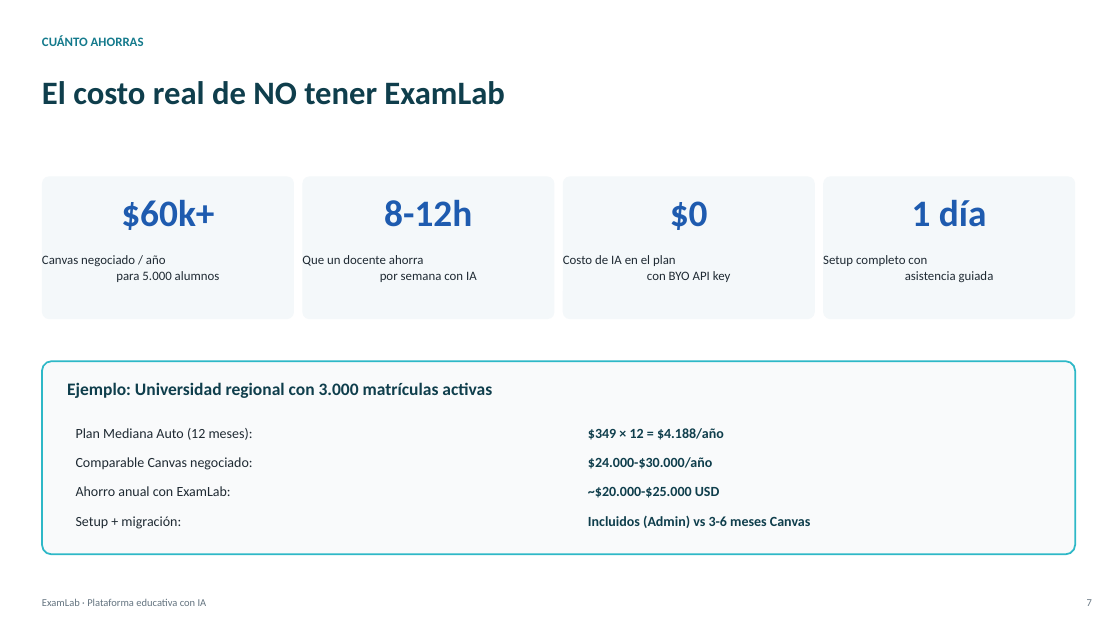
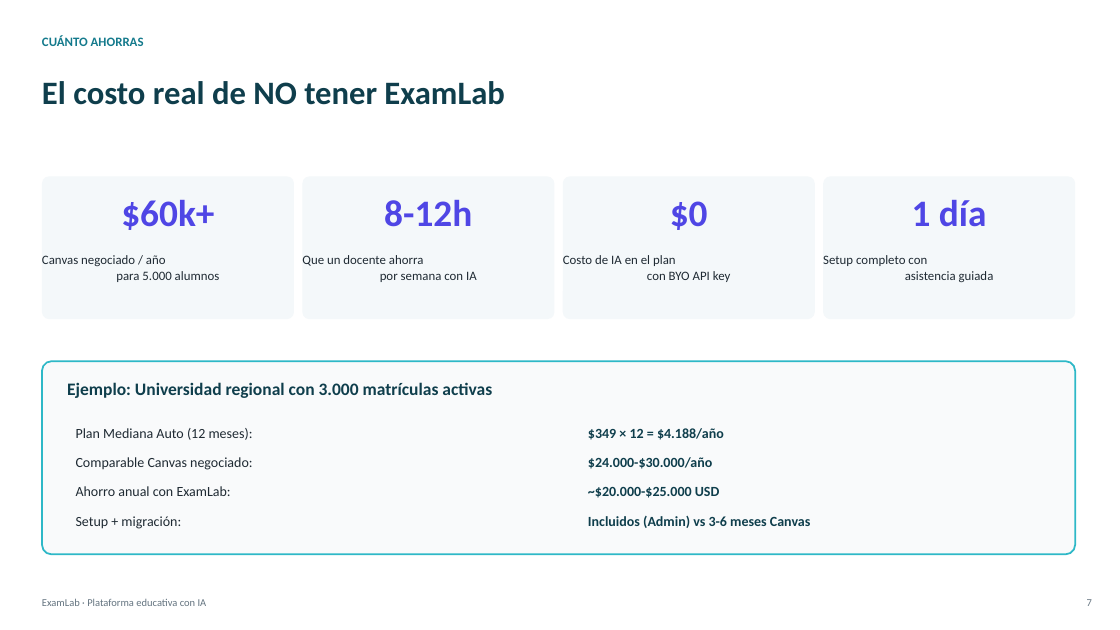
Before and after one commit to AndresDFX/examlab, a slide deck: slide 10 of docs/demos/presentacion/ExamLab-Presentacion-Comercial-v3.pptx. Drawn at 1120x630 pixels with LibreOffice and Linux fonts; fonts in the diff are those of the drawing. Boxes give left, top, right and bottom in pixels: in the first picture for what was removed or moved away, otherwise in the second. Text is boxed around its words. In the diff, an @@ line names an element or a change of style, - is before the commit and + after.

```diff
--- a/docs/demos/presentacion/ExamLab-Presentacion-Comercial-v3.pptx
+++ b/docs/demos/presentacion/ExamLab-Presentacion-Comercial-v3.pptx
@@ text colour #1E5BAF to #4F46E5 in 4 elements at <box>121,200,214,230</box>, <box>384,200,472,227</box>, <box>670,201,708,230</box>, <box>912,200,987,227</box> @@
```
Also in this commit, not shown: 3 other slides changed, 8 other files.
